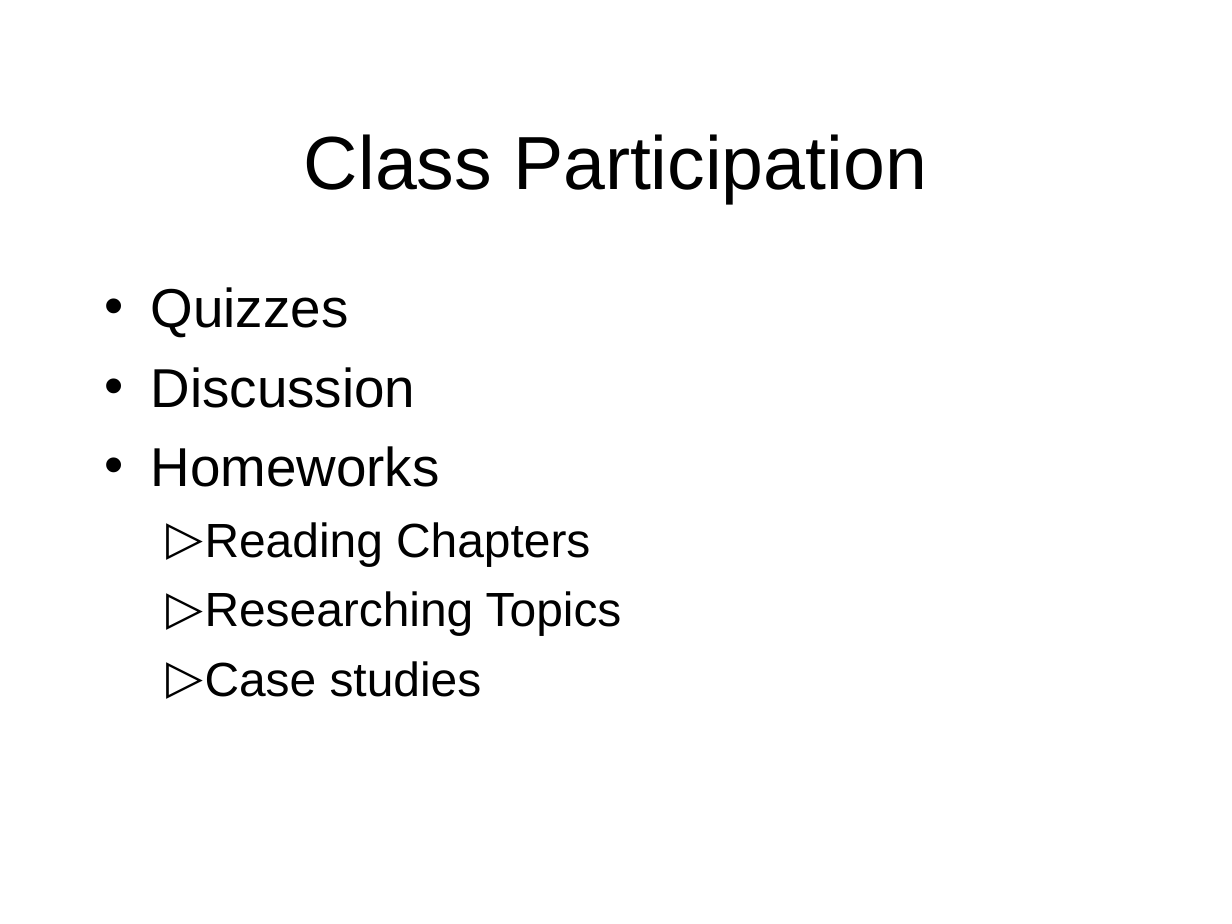
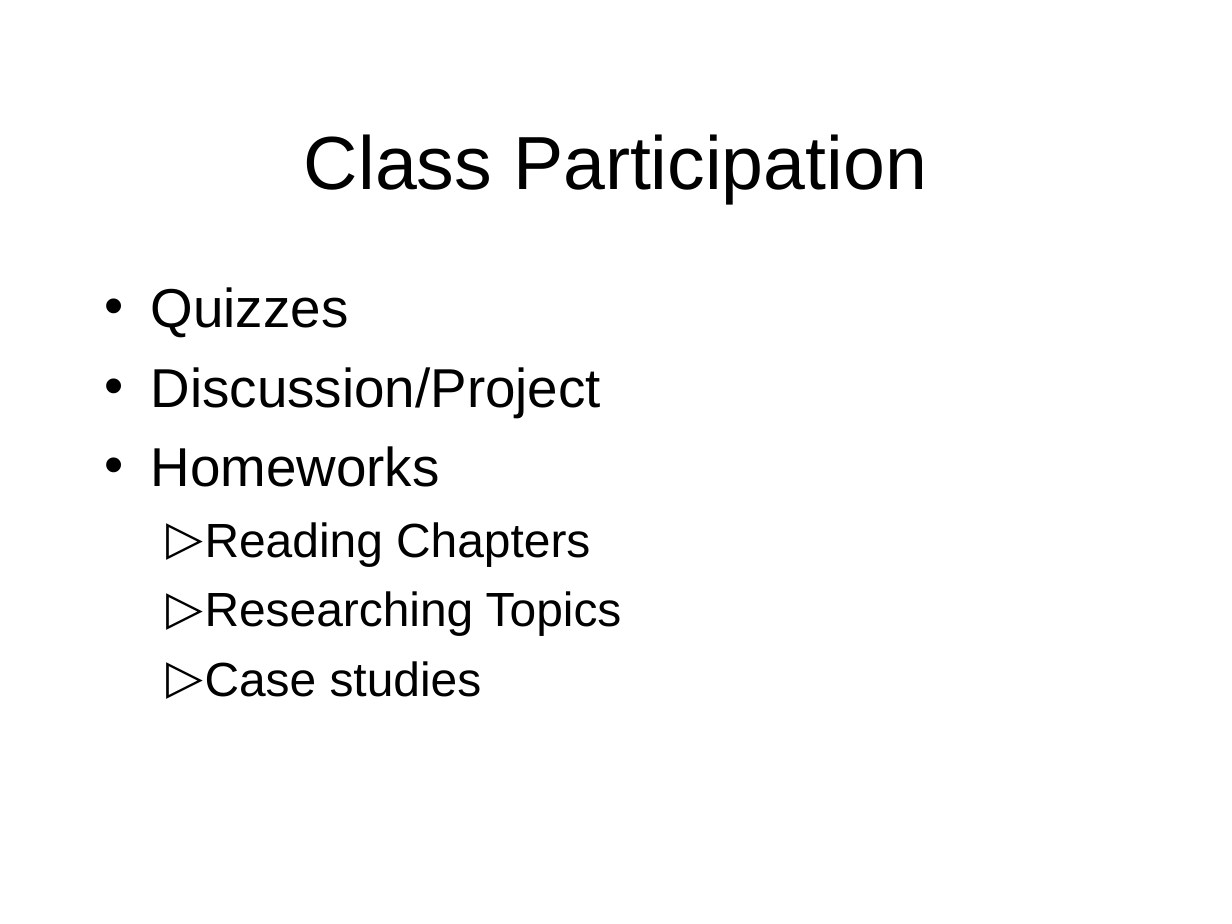
Before and after one commit to octaviordz/zjnu2017.github.io, a slide deck: slide 15 of OOAD/lectures/010--Introduction.ppt (slide 14 before the commit). Drawn at 1232x924 pixels with LibreOffice and Linux fonts; fonts in the diff are those of the drawing. Boxes give left, top, right and bottom in pixels: in the first picture for what was removed or moved away, otherwise in the second. Text is boxed around its words. In the diff, an @@ line names an element or a change of style, - is before the commit and + after.

```diff
--- a/OOAD/lectures/010--Introduction.ppt
+++ b/OOAD/lectures/010--Introduction.ppt
@@ text at (x1=151, y1=367, x2=601, y2=417): text changed @@
-• Discussion
+• Discussion/Project
```
Also in this commit, not shown: 4 other slides changed, 1 slide added, 1 other file.
